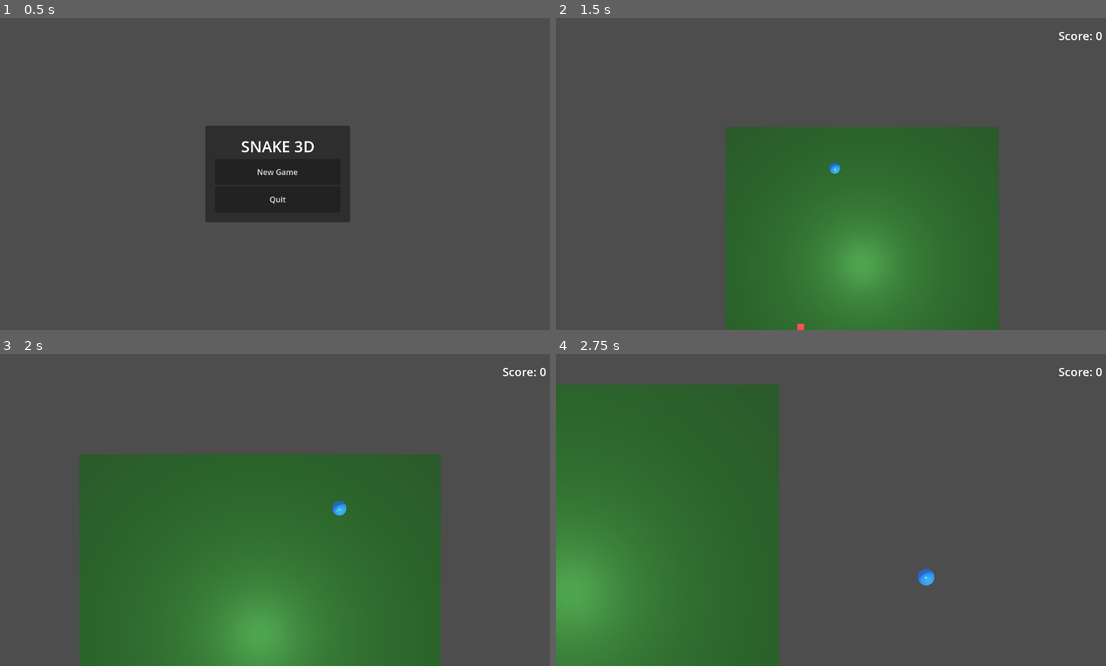
Above: before the commit, frames 1-4 (two rows, left to right).
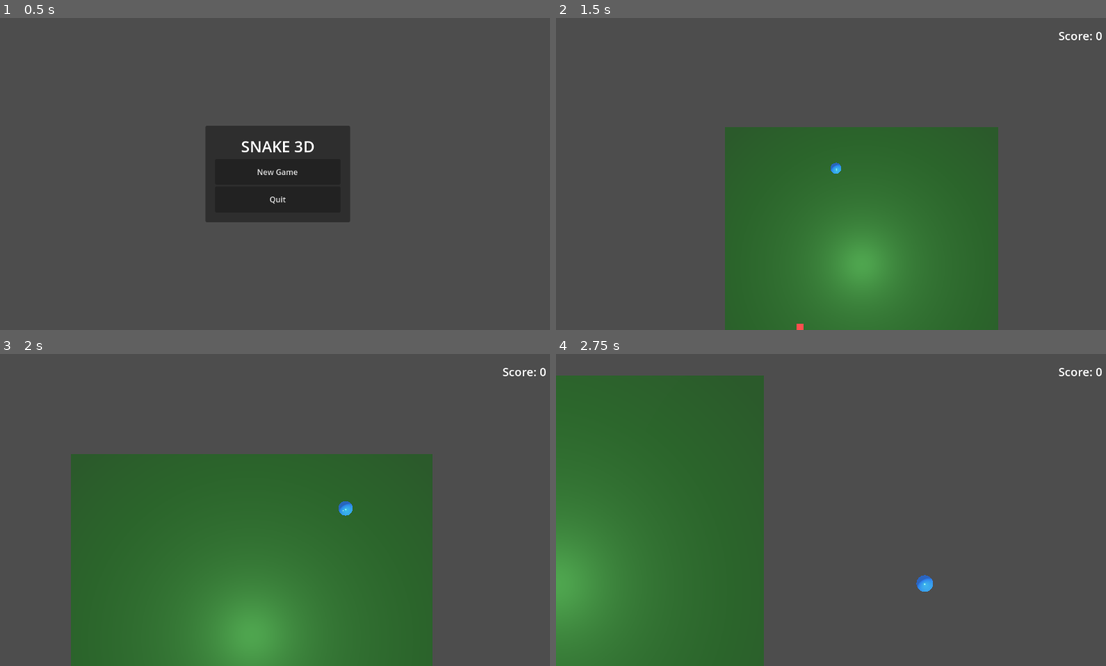
Above: after the commit, the same moments.

Repository: bluehexagons/snakeproject
Game: Godot game, scene res://scenes/main_menu.tscn
Two runs of this game, one before a commit and one after it. Both use one fixed random seed, a clock stepped at 60 frames per second and the inputs below.
Inputs:
- Up to frame 1 (0.5 s): no input
- Up to frame 2 (1.5 s): click "New Game" at 0.5 s; hold D (move_right) from 1.28 s (still down)
- Up to frame 3 (2 s): keep holding D (move_right)
- Up to frame 4 (2.75 s): release D (move_right) at 2.03 s; hold S (move_down) from 2.03 s (still down)

Frame 1 is identical in both runs. In frame 2, 0.2% of the frame differs, in the area x 30-81%, y 34-100%; in frame 3, 2.2%; in frame 4, 3.8%, in the area x 0-69%, y 6-100%.

Commit message:
(AI) interpolation

Diff:
--- a/project.godot
+++ b/project.godot
@@ -50,3 +50,9 @@
 
 renderer/rendering_method="gl_compatibility"
 renderer/rendering_method.mobile="gl_compatibility"
+
+[physics]
+
+common/physics_ticks_per_second=120
+common/physics_jitter_fix=1.0
+common/enable_physics_interpolation=true
--- a/scripts/player.gd
+++ b/scripts/player.gd
@@ -16,7 +16,18 @@
 var smoothed_velocity: Vector3 = Vector3.ZERO
 var current_scale: float = 1.0  # Add this for consistent scaling behavior
 
+var physics_pos: Vector3
+var physics_basis: Basis
+var visual_pos: Vector3
+var visual_basis: Basis
+
 @onready var head_mesh = $MeshInstance3D
+
+func _ready():
+	physics_pos = global_position
+	visual_pos = global_position
+	physics_basis = head_mesh.basis
+	visual_basis = head_mesh.basis
 
 func _physics_process(delta):
 	var input_dir = Vector3.ZERO
@@ -62,6 +73,10 @@
 		# Apply the rotation with normalized basis
 		head_mesh.basis = head_mesh.basis.slerp(target_basis, delta * ROTATION_SPEED).orthonormalized()
 
+	# Store physics state
+	physics_pos = global_position
+	physics_basis = head_mesh.basis
+
 	# Food collection
 	for area in get_tree().get_nodes_in_group("food"):
 		if area.global_position.distance_to(global_position) < 0.75:
@@ -70,6 +85,16 @@
 			get_parent().on_food_collected()
 			# Add extra momentum when collecting food
 			velocity += facing_direction * LUNGE_FORCE
+
+func _process(delta):
+	# Interpolate visual position between physics updates
+	var fraction = Engine.get_physics_interpolation_fraction()
+	visual_pos = physics_pos.lerp(global_position, fraction)
+	visual_basis = physics_basis.slerp(head_mesh.basis, fraction)
+
+	# Update visual representation
+	head_mesh.global_position = visual_pos
+	head_mesh.basis = visual_basis
 
 func add_segment():
 	var segment = SEGMENT_SCENE.instantiate()
--- a/scripts/segment.gd
+++ b/scripts/segment.gd
@@ -13,6 +13,9 @@
 var is_growing: bool = true
 var current_scale: float = INITIAL_SCALE
 
+var physics_pos: Vector3
+var visual_pos: Vector3
+
 @onready var mesh = $MeshInstance3D
 @onready var collision = $CollisionShape3D
 
@@ -20,6 +23,8 @@
 	# Set initial scale
 	current_scale = INITIAL_SCALE
 	update_scale(current_scale)
+	physics_pos = global_position
+	visual_pos = global_position
 
 func update_scale(new_scale: float):
 	mesh.scale = Vector3.ONE * new_scale
@@ -62,3 +67,17 @@
 	velocity = smoothed_velocity
 
 	move_and_slide()
+
+	# Store physics state
+	physics_pos = global_position
+
+func _process(delta):
+	# Interpolate visual position between physics updates
+	var fraction = Engine.get_physics_interpolation_fraction()
+	visual_pos = physics_pos.lerp(global_position, fraction)
+
+	# Update visual representation
+	mesh.global_position = visual_pos
+
+	# Keep collision shape at physics position
+	collision.global_position = global_position
